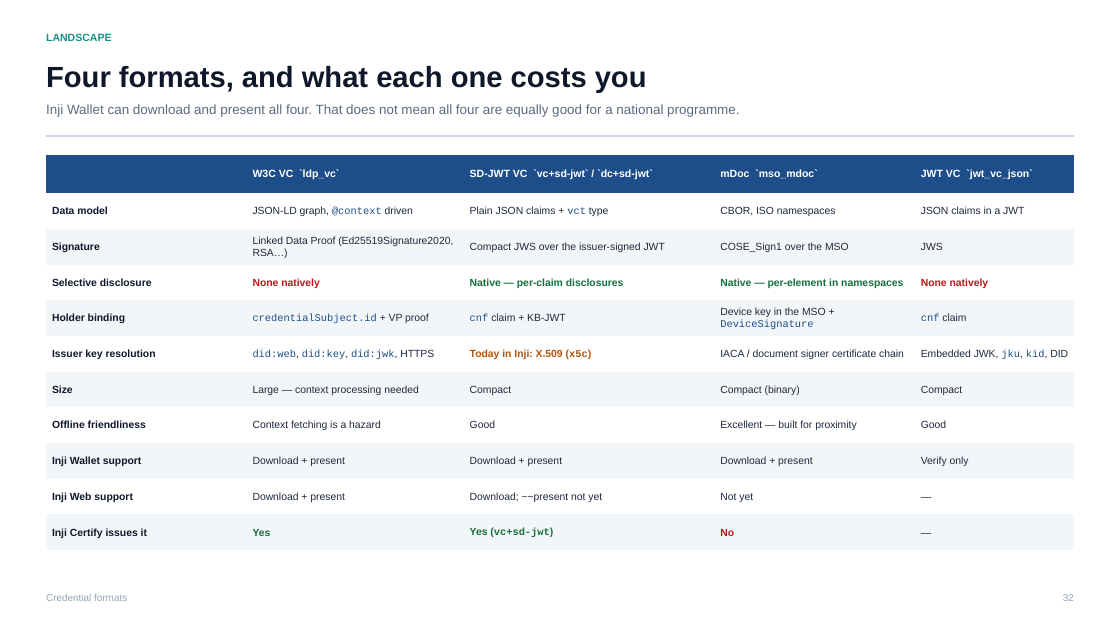
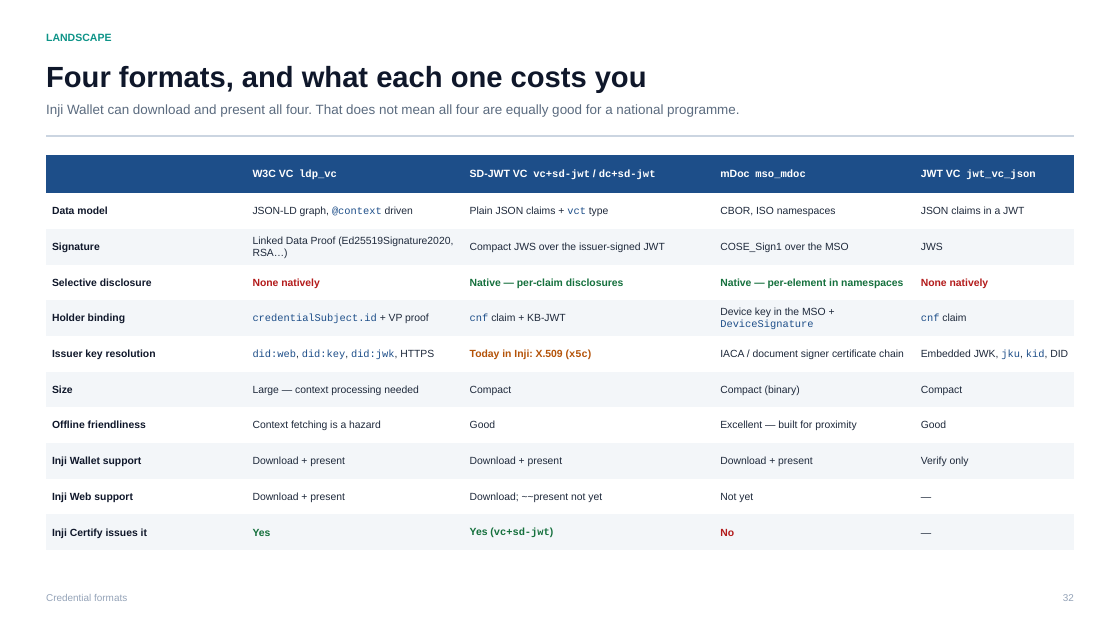
Before and after one commit to abhip2565/abhip2565, a slide deck: slide 32 of inji-training-deck/Inji-Wallet-and-Inji-Web-Technical-Enablement-Brazil.pptx. Drawn at 1120x630 pixels with LibreOffice and Linux fonts; fonts in the diff are those of the drawing. Boxes give left, top, right and bottom in pixels: in the first picture for what was removed or moved away, otherwise in the second. Text is boxed around its words. In the diff, an @@ line names an element or a change of style, - is before the commit and + after.

```diff
--- a/inji-training-deck/Inji-Wallet-and-Inji-Web-Technical-Enablement-Brazil.pptx
+++ b/inji-training-deck/Inji-Wallet-and-Inji-Web-Technical-Enablement-Brazil.pptx
@@ table at bbox=[46, 155, 1075, 550] @@
-row 1:  | W3C VC `ldp_vc` | SD-JWT VC `vc+sd-jwt` / `dc+sd-jwt` | mDoc `mso_mdoc` | JWT VC `jwt_vc_json`
+row 1:  | W3C VC ldp_vc | SD-JWT VC vc+sd-jwt / dc+sd-jwt | mDoc mso_mdoc | JWT VC jwt_vc_json
```
Also in this commit, not shown: 34 other slides changed, 7 other files.
